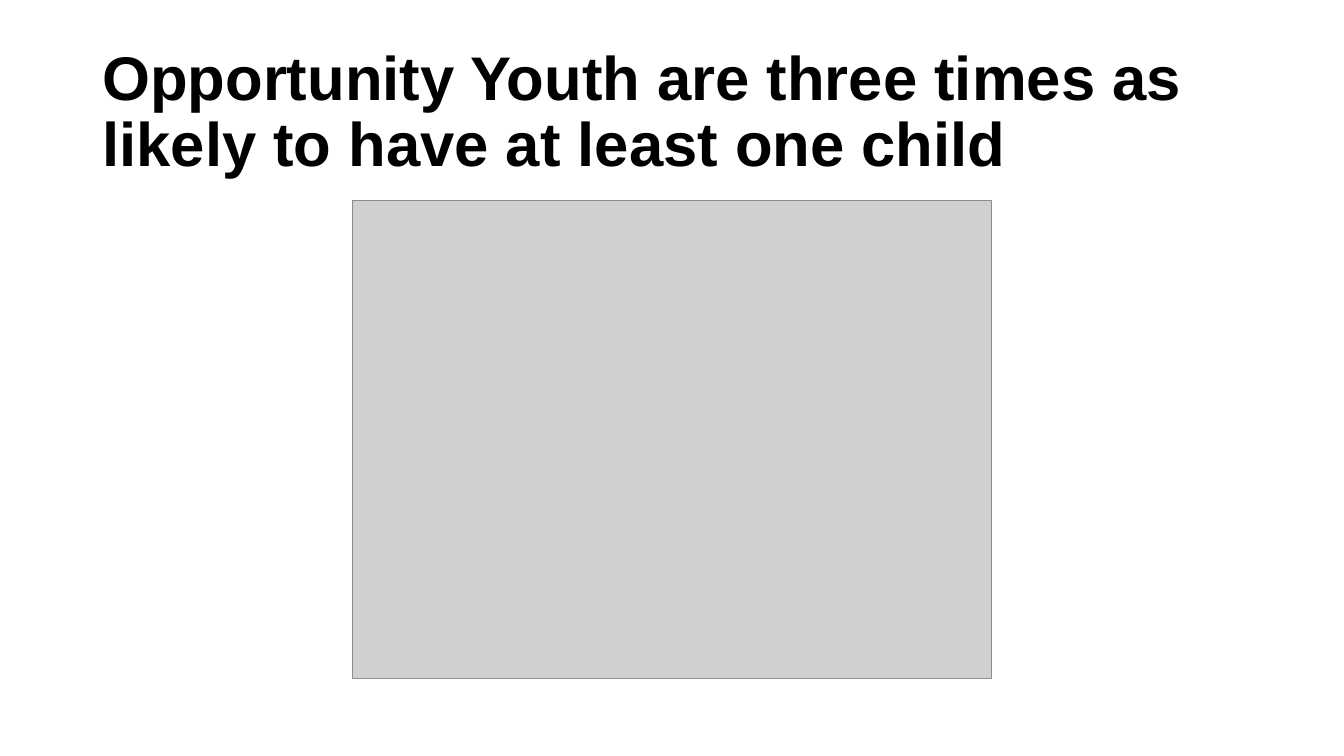
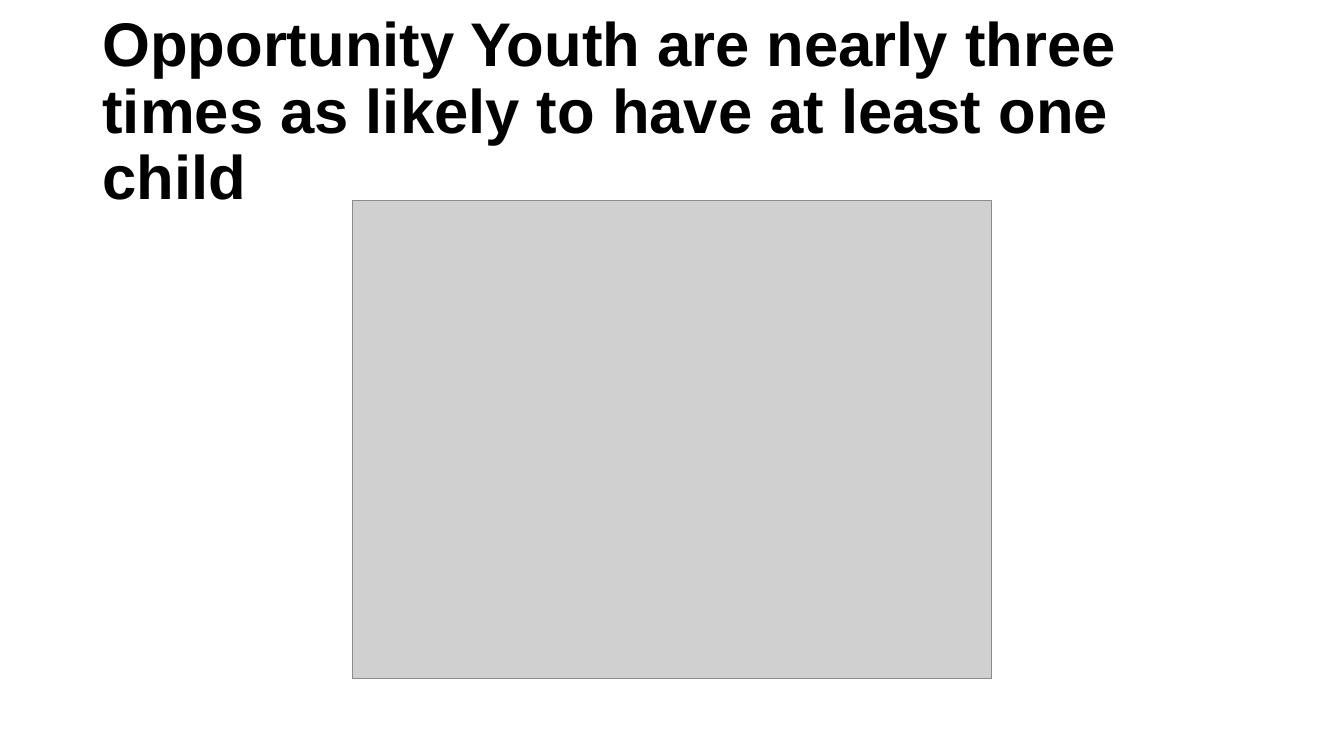
Before and after one commit to ucdiegorubi/oy_census_analysis, a slide deck: slide 16 of create_powerpoint/household_structure_estimates.pptx. Drawn at 1344x756 pixels with LibreOffice and Linux fonts; fonts in the diff are those of the drawing; grey boxes stand for pictures; background and template pictures are left out. Boxes give left, top, right and bottom in pixels: in the first picture for what was removed or moved away, otherwise in the second. Text is boxed around its words. In the diff, an @@ line names an element or a change of style, - is before the commit and + after.

```diff
--- a/create_powerpoint/household_structure_estimates.pptx
+++ b/create_powerpoint/household_structure_estimates.pptx
@@ title at [102,21,1116,200]: text changed @@
-Opportunity Youth are three times as likely to have at least one child
+Opportunity Youth are nearly three times as likely to have at least one child
```
Also in this commit, not shown: 6 other slides changed, 1 slide added, 1 slide removed, 6 other files.
